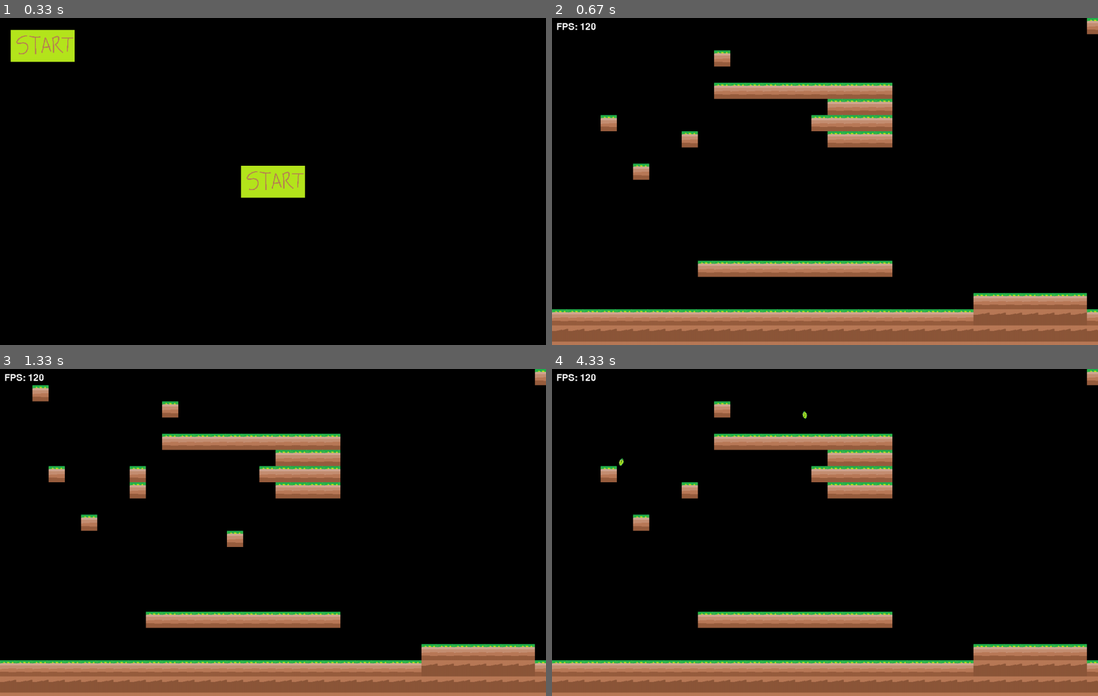
Above: before the commit, frames 1-4 (two rows, left to right).
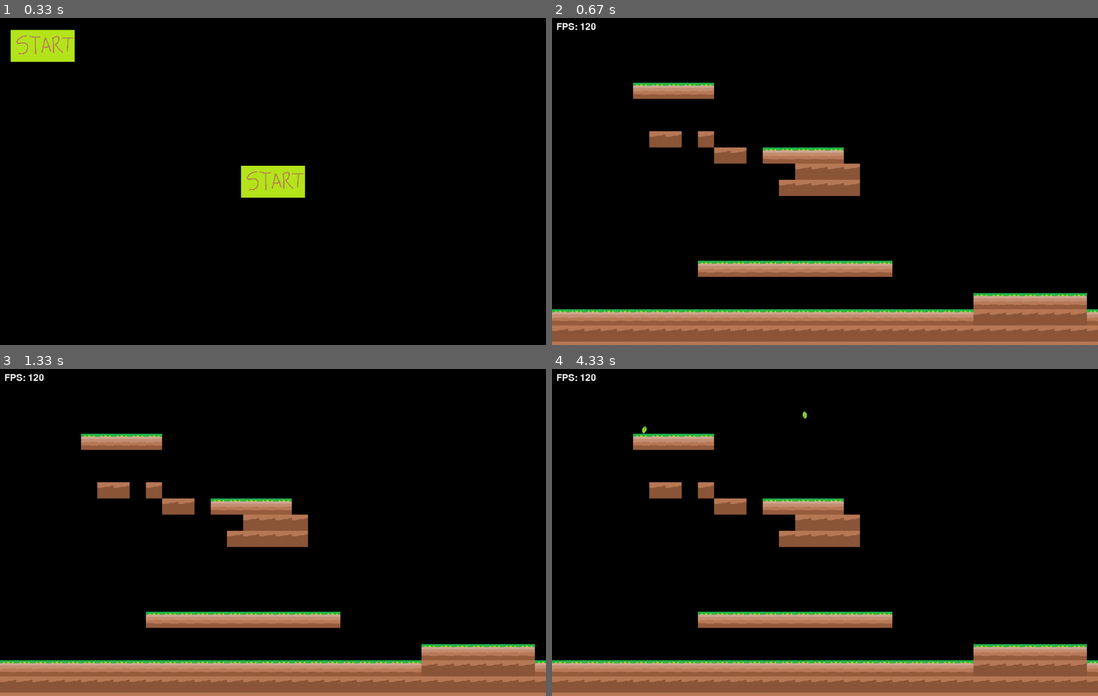
Above: after the commit, the same moments.

Repository: Miyuru-Shalitha/pygame-environment
Game: pygame game, started from main.py
The game is run twice, just before and just after one commit, with the same random seed, the same clock (stepped at 60 frames per second) and the same inputs.
Inputs (mouse positions are in pixels of both pictures, inside the frame that each line leads up to):
- Up to frame 1 (0.33 s): no input
- Up to frame 2 (0.67 s): press the mouse at (595, 44) at 0.37 s; move the mouse to (715, 161) at 0.47 s; release the mouse at (841, 276) at 0.6 s
- Up to frame 3 (1.33 s): tap S at 0.67 s; press the mouse at (43, 395) at 1.03 s; move the mouse to (136, 470) at 1.13 s; release the mouse at (234, 545) at 1.27 s
- Up to frame 4 (4.33 s): right-click (901, 460) at 1.38 s; tap Esc at 1.67, 2.83 s; press the mouse at (825, 532) at 2.03 s; move the mouse to (808, 519) at 2.13 s; release the mouse at (792, 503) at 2.27 s; press the mouse at (825, 532) at 3.2 s; move the mouse to (863, 519) at 3.3 s; release the mouse at (901, 503) at 3.43 s

Frame 1 is identical in both runs. In frame 2, 7.9% of the frame differs, in the area x 8-100%, y 0-55%; in frame 3, 8.1%, in the area x 5-100%, y 0-55%; in frame 4, 7.9%.

Commit message:
Improve level editor functionality.
s -> Save,
g + mouse_left -> Add grass block,
d + mouse_left -> Add dirt block,
mouse_right -> Remove block

Diff:
--- a/game.py
+++ b/game.py
@@ -2,7 +2,7 @@
 import random
 import pygame
 from functools import wraps
-from pygame.locals import QUIT, KEYDOWN, KEYUP, K_ESCAPE, MOUSEBUTTONDOWN, MOUSEBUTTONUP, K_s
+from pygame.locals import QUIT, KEYDOWN, KEYUP, K_ESCAPE, MOUSEBUTTONDOWN, MOUSEBUTTONUP, K_s, K_g, K_d
 from config import *
 from button import Button
 from grass import Grass
@@ -99,14 +99,17 @@
 
         # t1 = pygame.time.get_ticks()
 
-        is_clicked = False
-        s_pressed = False
+        mouse_clicks = {
+            "left": False,
+            "right": False
+        }
 
         while self.game_running:
-            # if is_clicked:
-            #     is_clicked = False
-            if s_pressed:
-                s_pressed = False
+            # if mouse_clicks["left"]:
+            #     mouse_clicks["left"] = False
+            #
+            # if mouse_clicks["right"]:
+            #     mouse_clicks["right"] = False
 
             # t2 = pygame.time.get_ticks()
             # delta_time = (t2 - t1) / 10
@@ -127,11 +130,10 @@
                         self.game_running = False
                         self.show_menu()
                     if event.key == K_s:
-                        s_pressed = True
+                        pass
 
                 if event.type == KEYUP:
-                    if event.key == K_s:
-                        s_pressed = False
+                    pass
 
                 if event.type == spawn_leaf_event:
                     leaf = Leaf(outer_blocks)
@@ -139,11 +141,15 @@
 
                 if event.type == MOUSEBUTTONDOWN:
                     if event.button == 1:
-                        is_clicked = True
+                        mouse_clicks["left"] = True
+                    if event.button == 3:
+                        mouse_clicks["right"] = True
 
                 if event.type == MOUSEBUTTONUP:
                     if event.button == 1:
-                        is_clicked = False
+                        mouse_clicks["left"] = False
+                    if event.button == 3:
+                        mouse_clicks["right"] = False
 
             self.screen.fill(BLACK)
 
@@ -175,7 +181,7 @@
 
             # DEV only #############################
             if level_editor_func is not None:
-                level_editor_func(is_clicked, s_pressed, all_sprites, outer_blocks, inner_blocks)
+                level_editor_func(mouse_clicks, all_sprites, outer_blocks, inner_blocks)
             ########################################
 
             pygame.display.flip()
@@ -191,18 +197,36 @@
                 tile = list(row)
                 prev_map_data.append(tile)
 
-        def level_editor(is_clicked, s_pressed, all_sprites, outer_blocks, inner_blocks):
-            if is_clicked:
+        def level_editor(mouse_clicks, all_sprites, outer_blocks, inner_blocks):
+            pressed_keys = pygame.key.get_pressed()
+
+            if mouse_clicks["left"]:
+                mouse_x, mouse_y = pygame.mouse.get_pos()
+                tile_position = (mouse_x // TILE_SIZE[0], mouse_y // TILE_SIZE[0])
+
+                if pressed_keys[K_g]:
+                    grass = Grass(x=tile_position[0], y=tile_position[1], width=TILE_SIZE[0], height=TILE_SIZE[0])
+                    outer_blocks.add(grass)
+                    all_sprites.add(grass)
+                    prev_map_data[tile_position[1]][tile_position[0]] = "G"
+                elif pressed_keys[K_d]:
+                    dirt = Dirt(x=tile_position[0], y=tile_position[1], width=TILE_SIZE[0], height=TILE_SIZE[0])
+                    inner_blocks.add(dirt)
+                    all_sprites.add(dirt)
+                    prev_map_data[tile_position[1]][tile_position[0]] = "D"
+
+            if mouse_clicks["right"]:
                 mouse_x, mouse_y = pygame.mouse.get_pos()
                 tile_position = (mouse_x // TILE_SIZE[0], mouse_y // TILE_SIZE[0])
                 print("Tile", prev_map_data[tile_position[1]][tile_position[0]])
 
-                grass = Grass(x=tile_position[0], y=tile_position[1], width=TILE_SIZE[0], height=TILE_SIZE[0])
-                outer_blocks.add(grass)
-                all_sprites.add(grass)
-                prev_map_data[tile_position[1]][tile_position[0]] = "G"
-
-            if s_pressed:
+                for sprite in all_sprites:
+                    if sprite.rect.collidepoint((mouse_x, mouse_y)):
+                        sprite.kill()
+
+                prev_map_data[tile_position[1]][tile_position[0]] = "0"
+
+            if pressed_keys[K_s]:
                 new_data = []
                 for row_list in prev_map_data:
                     row_string = "".join(row_list)
--- a/map.txt
+++ b/map.txt
@@ -1,14 +1,14 @@
-000000000000000000000000000000000G00000000000000000000000000
 000000000000000000000000000000000000000000000000000000000000
-0000000000G0000000000000000000000000000000000000000000000000
 000000000000000000000000000000000000000000000000000000000000
-0000000000GGGGGGGGGGG000000000000000000000000000000000000000
-00000000000000000GGGG000000000000000000000000000000000000000
-000G000000000000GGGGG000000000000000000000000000000000000000
-00000000G00000000GGGG000000000000000000000000000000000000000
 000000000000000000000000000000000000000000000000000000000000
-00000G000000000000000000000000000000000000000000000000000000
 000000000000000000000000000000000000000000000000000000000000
+00000GGGGG00000000000000000000000000000000000000000000000000
+000000000000000000000000000000000000000000000000000000000000
+000000000000000000000000000000000000000000000000000000000000
+000000DD0D00000000000000000000000000000000000000000000000000
+0000000000DD0GGGGG000000000000000000000000000000000000000000
+000000000000000DDDD00000000000000000000000000000000000000000
+00000000000000DDDDD00000000000000000000000000000000000000000
 000000000000000000000000000000000000000000000000000000000000
 000000000000000000000000000000000000000000000000000000000000
 000000000000000000000000000000000000000000000000000000000000
